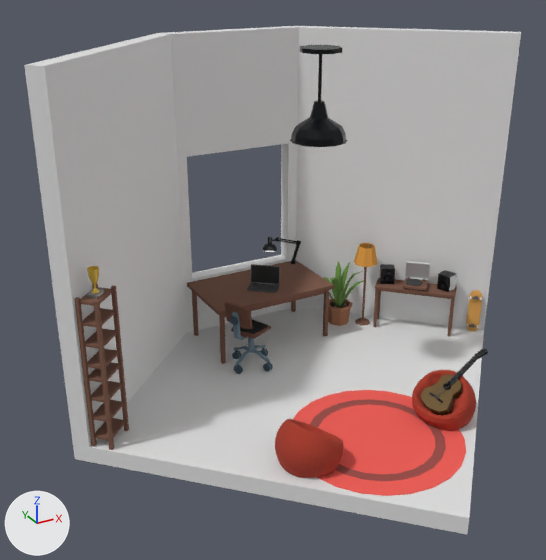
What one commit did to the glTF model assets/models/homeoffice.glb.
The view is the same before and after, from a 50 mm camera at (-4.36, -6.9, 4.94) aimed at (-0.65, -0.15, 1.57). Lighting does not change. The marker at lower left points along +X, +Y and +Z. Where no turn or scale is listed for an object, it has been applied to the vertices.

Objects in the first picture: 'Binbag1', 'Binbag2', 'BookCase', 'CeilingLampBottom', 'DeskChairTop', 'Guitar', 'Laptop', 'Plant', 'Rug', 'Table', 'Walls', 'sideTable'.
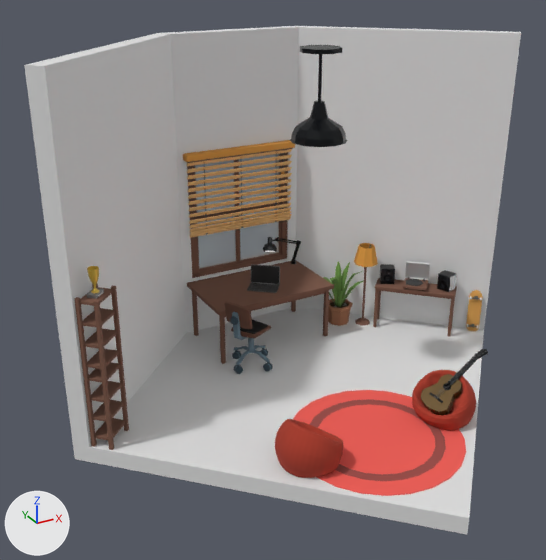
Where the newer file only moved an object's origin or applied its transform, the numbers keep the older frame.

Where the change shows, as pixel boxes [x1, y1, x2, y2] in the pictures (546 x 560 px):
'Window', added
    after: [187, 152, 288, 278]
    faces in mat_mat24_001 (white #ebf2f0): [195, 154, 279, 269]
    faces in mat_mat20_004 (brown #795545): [187, 152, 288, 278]
'Blinds', added (brown)
    after: [183, 140, 295, 238]
    faces in mat_mat18_001 (beige #ffcd89): [187, 149, 292, 238]
    faces in mat_mat19_002 (orange #df9b45): [183, 140, 295, 232]
    faces in mat_mat20_005 (brown #795545): [188, 148, 293, 163]

Patch to the scene script:
```diff
--- a/assets/models/homeoffice.glb.py
+++ b/assets/models/homeoffice.glb.py
@@ mat_mat20_004 @@
+mat_mat20_004 = principled_material('mat20.004')
+mat_mat20_004.base_color = (0.19, 0.09, 0.06)  # brown #795545
+mat_mat20_004.roughness = 1.0
@@ mat_mat24_001 @@
+mat_mat24_001 = principled_material('mat24.001')
+mat_mat24_001.base_color = (0.83, 0.89, 0.87)  # white #ebf2f0
+mat_mat24_001.roughness = 0.7
+mat_mat24_001.alpha = 0.4
@@ mat_mat19_002 @@
+mat_mat19_002 = principled_material('mat19.002')
+mat_mat19_002.base_color = (0.74, 0.33, 0.06)  # orange #df9b45
+mat_mat19_002.roughness = 1.0
@@ mat_mat18_001 @@
+mat_mat18_001 = principled_material('mat18.001')
+mat_mat18_001.base_color = (1.0, 0.61, 0.25)  # beige #ffcd89
+mat_mat18_001.roughness = 1.0
@@ mat_mat17_002 @@
+mat_mat17_002 = principled_material('mat17.002')
+mat_mat17_002.base_color = (0.06, 0.1, 0.13)  # dark blue #455965
+mat_mat17_002.roughness = 1.0
@@ mat_mat20_005 @@
+mat_mat20_005 = principled_material('mat20.005')
+mat_mat20_005.base_color = (0.19, 0.09, 0.06)  # brown #795545
+mat_mat20_005.roughness = 1.0
@@ me_node_mesh_004 @@
+me_node_mesh_004.from_pydata(...)  # 81 vertices, 124 faces; spans x -0.77..0.77, y -0.07..0.08, z -0.88..0.88
+# faces by material slot: [4, 120]
+me_node_mesh_004.materials.append(mat_mat24_001)  # white #ebf2f0
+me_node_mesh_004.materials.append(mat_mat20_004)  # brown #795545
@@ me_mesh298871933 @@
+me_mesh298871933.from_pydata(...)  # 626 vertices, 988 faces; spans x -0.81..0.77, y -0.06..0.07, z -0.5..0.62
+# faces by material slot: [89, 707, 24, 168]
+me_mesh298871933.materials.append(mat_mat17_002)  # dark blue #455965
+me_mesh298871933.materials.append(mat_mat19_002)  # orange #df9b45
+me_mesh298871933.materials.append(mat_mat20_005)  # brown #795545
+me_mesh298871933.materials.append(mat_mat18_001)  # beige #ffcd89
@@ ob_window @@
+ob_window = bpy.data.objects.new('Window', me_node_mesh_004)
+ob_window.location = (0.01, 2.04, 1.63)
@@ ob_blinds @@
+ob_blinds = bpy.data.objects.new('Blinds', me_mesh298871933)
+ob_blinds.location = (0.01, 1.89, 1.92)
```
